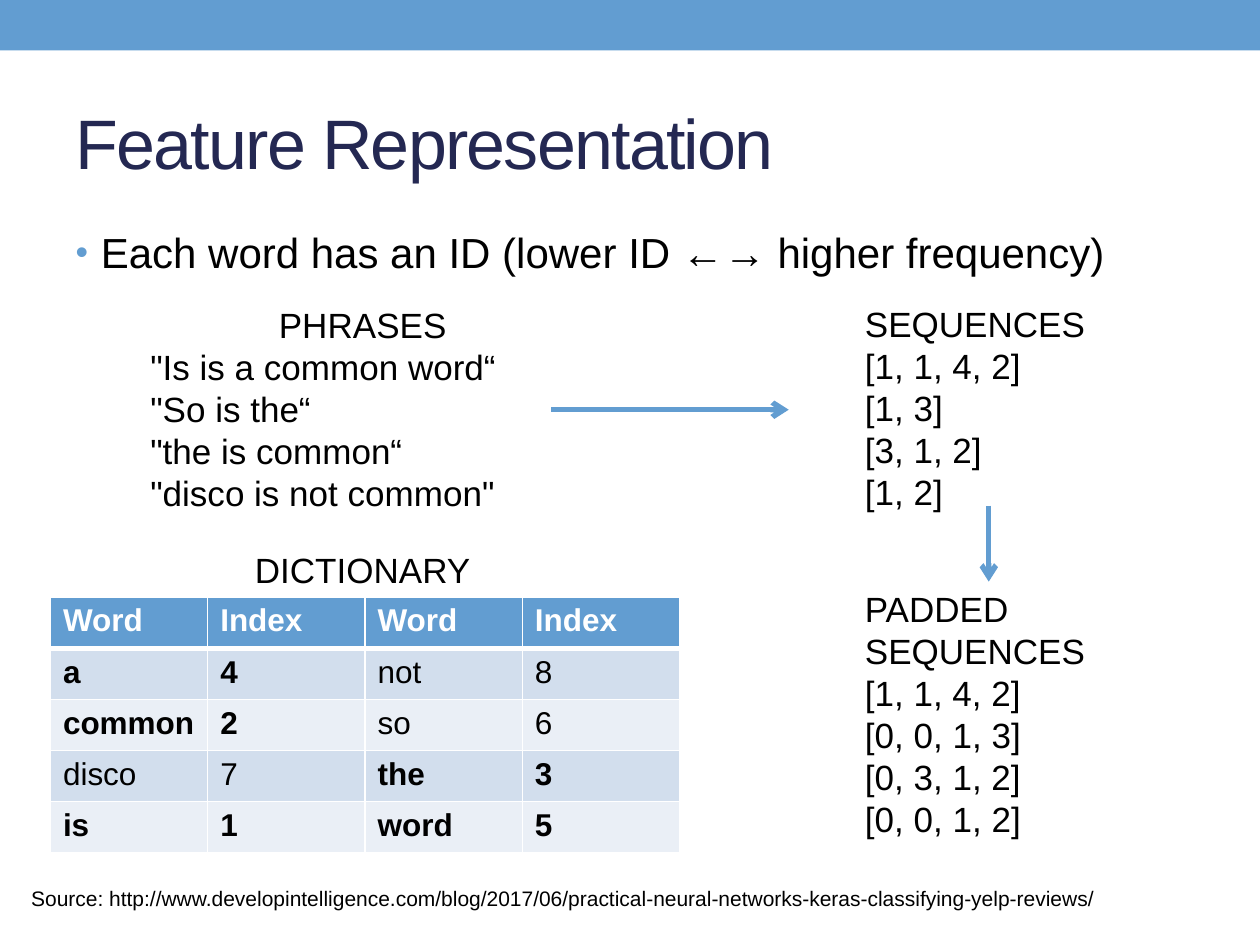
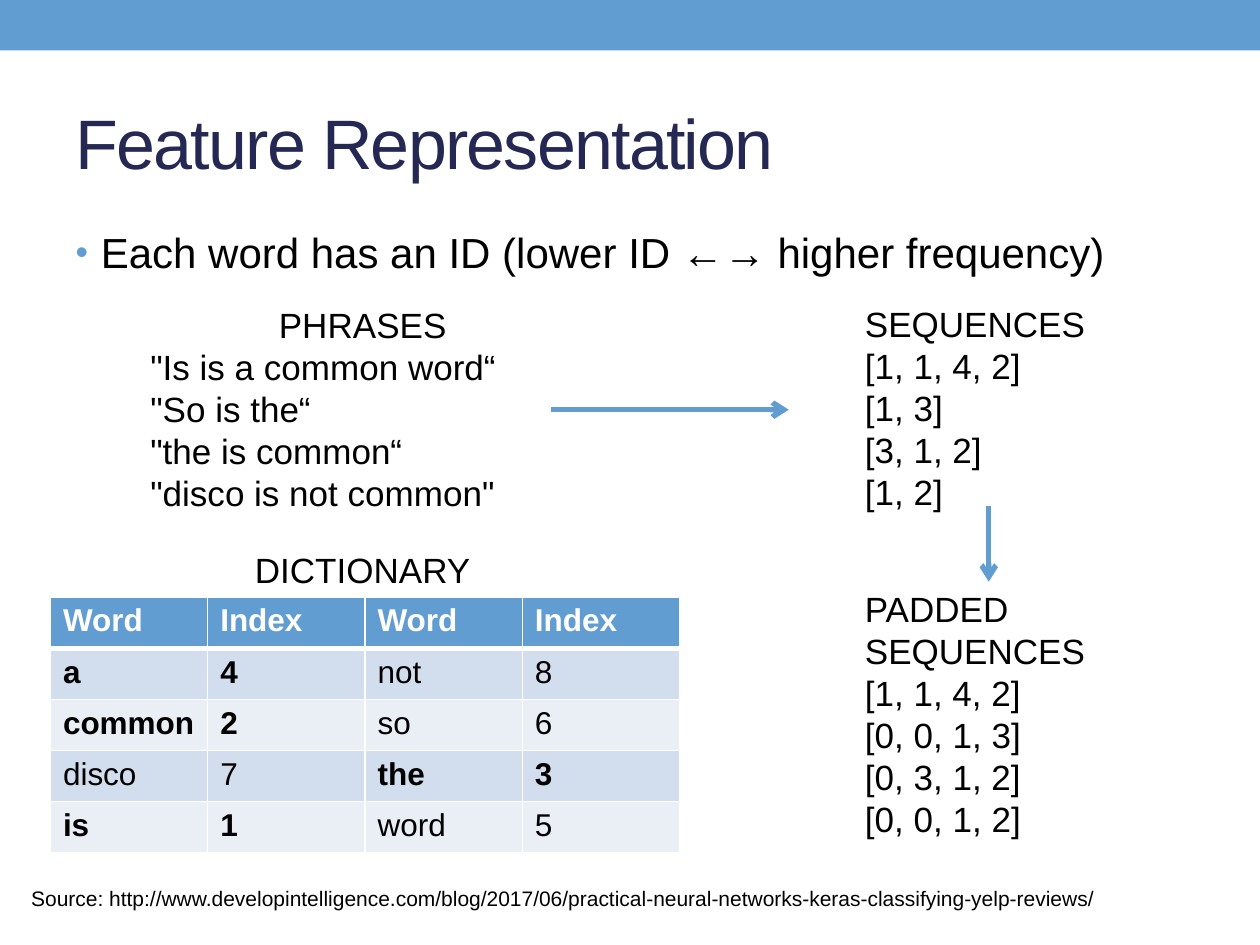
Before and after one commit to thdiaman/deep-learning, a slide deck: slide 3 of presentations/TextClassification.pptx. Drawn at 1260x945 pixels with LibreOffice and Linux fonts; fonts in the diff are those of the drawing. Boxes give left, top, right and bottom in pixels: in the first picture for what was removed or moved away, otherwise in the second. Text is boxed around its words. In the diff, an @@ line names an element or a change of style, - is before the commit and + after.

```diff
--- a/presentations/TextClassification.pptx
+++ b/presentations/TextClassification.pptx
@@ table at bbox=[50, 597, 680, 853] @@
@@ bold off in "word", "5" @@
```
Also in this commit, not shown: 1 other slide changed, 1 other file.
